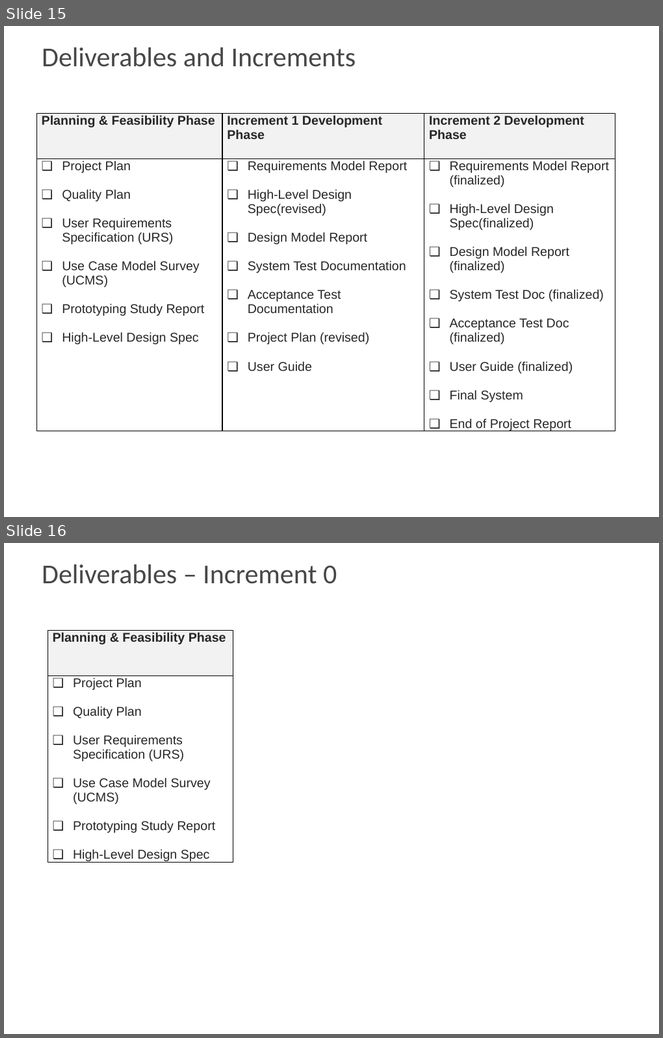
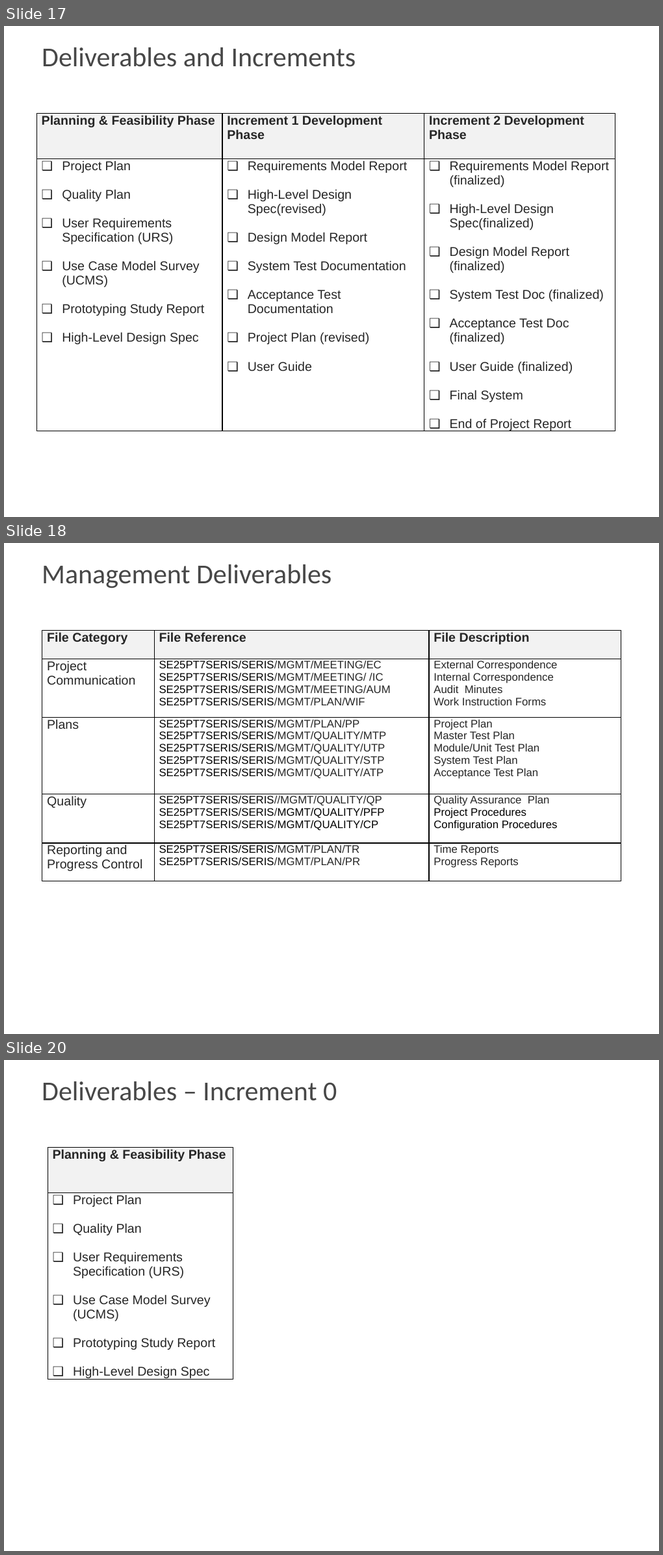
Before and after one commit to MrNayLA/SE25PT7SERIS, a slide deck: MGMT/REPORT/PPT/WORK IN PROGRESS/RAM Project Presentation - Iter0.pptx. Shown one above the other, each under a label of ours: slides 15 and 16 before the commit, slides 17, 18 and 20 after it; the slides between them are not shown. The pictures are 663x1038 and 663x1555 pixels, drawn with LibreOffice and Linux fonts; fonts in the diff are those of the drawing; background and template pictures are left out. Boxes give left, top, right and bottom in pixels: in the first picture for what was removed or moved away, otherwise in the second. Text is boxed around its words. In the diff, an @@ line names an element or a change of style, - is before the commit and + after.

```diff
--- a/MGMT/REPORT/PPT/WORK IN PROGRESS/RAM Project Presentation - Iter0.pptx
+++ b/MGMT/REPORT/PPT/WORK IN PROGRESS/RAM Project Presentation - Iter0.pptx
@@ slide 18 added at (x1=4, y1=543, x2=659, y2=1034), background picture (left out) @@
@@ title added at (x1=42, y1=564, x2=332, y2=588), 30 pt, text #474747 @@
+Management Deliverables
@@ table added at (x1=42, y1=630, x2=622, y2=881), 5 rows, 3 columns @@
+File Category | File Reference | File Description
+Project Communication | SE25PT7SERIS/SERIS/MGMT/MEETING/EC / SE25PT7SERIS/SERIS/MGMT/MEETING/ /IC / SE25PT7SERIS/SERIS/MGMT/MEETING/AUM / SE25PT7SERIS/SERIS/MGMT/PLAN/WIF | External Correspondence / Internal Correspondence / Audit Minutes / Work Instruction Forms
+Plans | SE25PT7SERIS/SERIS/MGMT/PLAN/PP / SE25PT7SERIS/SERIS/MGMT/QUALITY/MTP / SE25PT7SERIS/SERIS/MGMT/QUALITY/UTP / SE25PT7SERIS/SERIS/MGMT/QUALITY/STP / SE25PT7SERIS/SERIS/MGMT/QUALITY/ATP | Project Plan / Master Test Plan / Module/Unit Test Plan / System Test Plan / Acceptance Test Plan
+Quality | SE25PT7SERIS/SERIS//MGMT/QUALITY/QP / SE25PT7SERIS/SERIS/MGMT/QUALITY/PFP / SE25PT7SERIS/SERIS/MGMT/QUALITY/CP | Quality Assurance Plan / Project Procedures / Configuration Procedures
+Reporting and / Progress Control | SE25PT7SERIS/SERIS/MGMT/PLAN/TR / SE25PT7SERIS/SERIS/MGMT/PLAN/PR | Time Reports / Progress Reports
@@ what was slide 15 is now slide 17 @@
@@ what was slide 16 is now slide 20 @@
```
Also in this commit, not shown: 9 slides changed, 11 other slides added.
